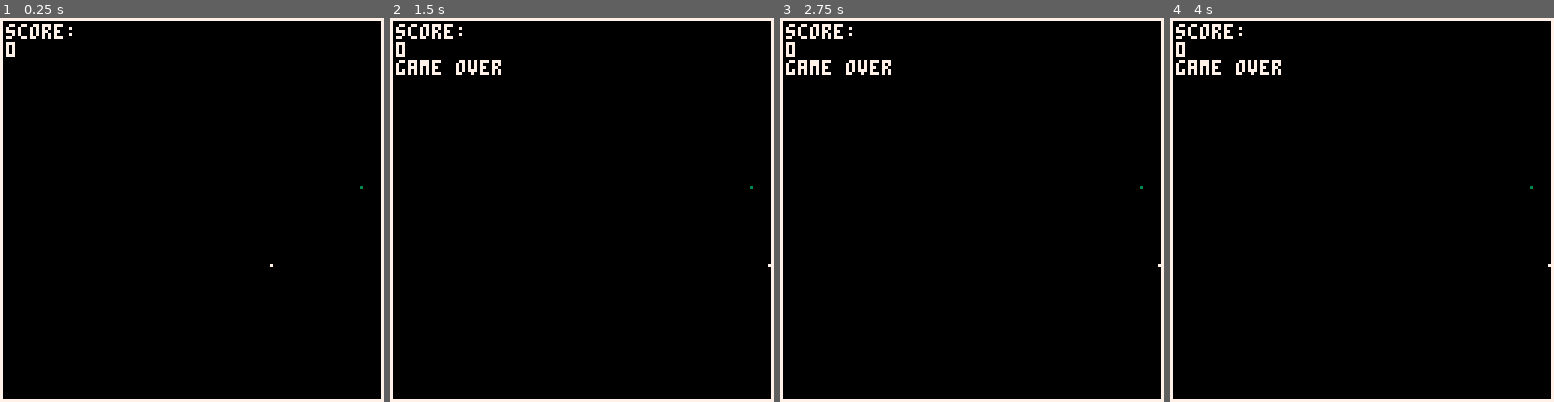
Above: before the commit, frames 1-4 (left to right).
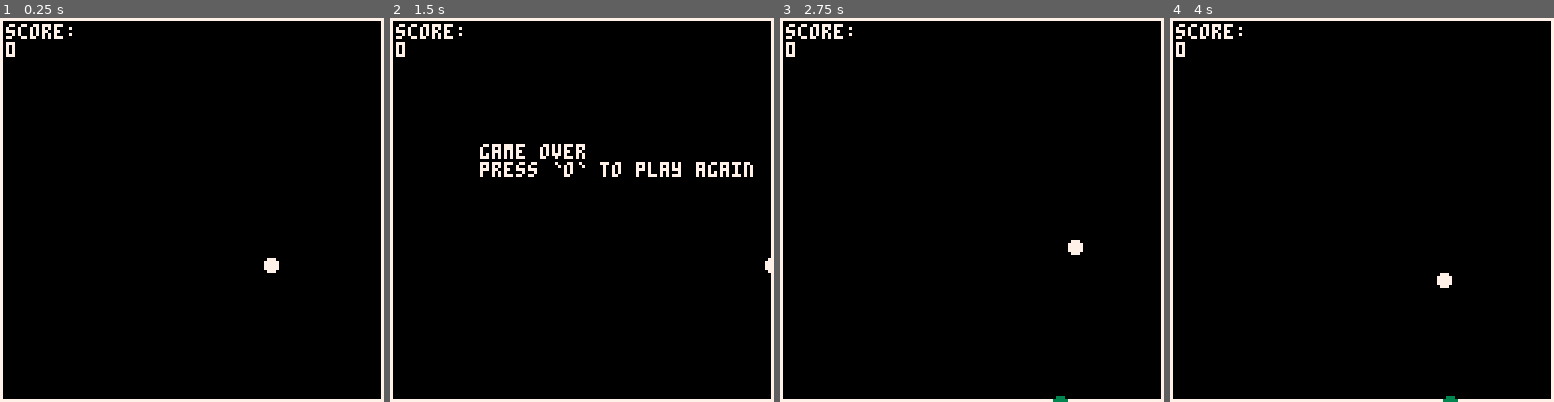
Above: after the commit, the same moments.

Repository: markallanson/pico8-samples
Game: PICO-8 cartridge snake.p8
The game is run twice, just before and just after one commit, with the same random seed, the same clock (stepped at 60 frames per second) and the same inputs.
Inputs:
- Up to frame 1 (0.25 s): no input
- Up to frame 2 (1.5 s): tap O (Z key) at 0.7 s
- Up to frame 3 (2.75 s): hold Right 1.6-2.1 s; tap O (Z key) at 1.7, 2.1, 2.5 s; hold Up 2.15-2.42 s; hold Right from 2.47 s (still down)
- Up to frame 4 (4 s): tap O (Z key) at 2.9, 3.3, 3.7 s; release Right at 3.03 s; hold Left 3.08-3.58 s; hold Down 3.63-3.97 s

The runs differ from the first frame. In frame 1, 0.1% of the frame differs, in the area x 68-95%, y 43-67%; in frame 2, 2.1%, in the area x 1-100%, y 10-67%; in frame 3, 0.7%; in frame 4, 0.7%.

Commit message:
feat(snake): Make snake and food bigger
After playing the demo on a miyoo mini plus it was
impossible. This makes it easier to use on a console

Diff:
--- a/snake.p8
+++ b/snake.p8
@@ -7,6 +7,9 @@
 // https://www.youtube.com/watch?v=aagk-fj-bam
 width = 128
 height = 128
+swidth = 2
+fwidth = 2
+endgame = false
 
 function create_snake()
   snake = {}
@@ -26,15 +29,20 @@
 
 function reset_food()
   f = {}
-  -- -2 and +1 are here to stop
+  -- -4 and +8 are here to stop
   -- food spawning in the border
-  f.x = flr(rnd(width-2)) + 1
-  f.y = flr(rnd(height-2)) + 1
+  f.x = flr(rnd(width-4)) + 8
+  f.y = flr(rnd(height-4)) + 8
   return f
 end
 
-snake = create_snake()
-food = reset_food()
+function init_game()
+  snake = create_snake()
+  food = reset_food()
+  endgame = false
+end
+
+init_game()
 
 function change_direction()
   if btn(0) then
@@ -85,14 +93,24 @@
     or snake.y < 1
     or snake.y > height - 2
   ) then
-    stop("game over")
+    endgame = true
   end
 end
 
 function eat()
+  eat_x_diff = abs(
+    snake.x - food.x
+  )
+  eat_y_diff = abs(
+    snake.y - food.y
+  )
   if (
-    snake.x == food.x
-    and snake.y == food.y
+    (snake.x == food.x
+     and eat_y_diff < 4)
+    or
+    (snake.y == food.y
+     and eat_x_diff < 4
+    )
   ) then
     food = reset_food()
     snake.total += 1
@@ -105,6 +123,10 @@
     move_snake()
     check_endgame()
     eat()
+  else
+    if btnp(4) then
+      init_game()
+    end
   end
 end
 
@@ -127,16 +149,25 @@
   )
 
   -- draw the food
-  pset(
-    food.x, food.y, 3
+  circfill(
+    food.x, food.y, fwidth, 3
   )
   -- and the snake
-  pset(
-    snake.x, snake.y, 7
+  circfill(
+    snake.x, snake.y, swidth, 7
   )
   -- and it's tail
   for i=1,count(snake.tail) do
     tail = snake.tail[i]
-    pset(tail.x, tail.y, 7)
+    circfill(
+      tail.x, tail.y, 1, 7
+    )
+  end
+
+  if endgame then
+    print("game over", 30, height/3)
+    print(
+      "press `o` to play again"
+    )
   end
 end
